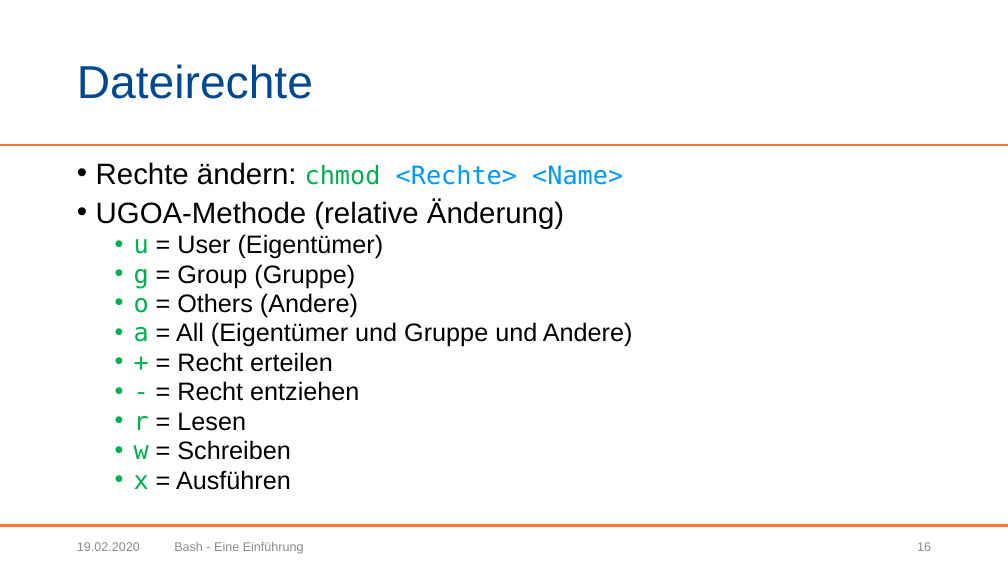
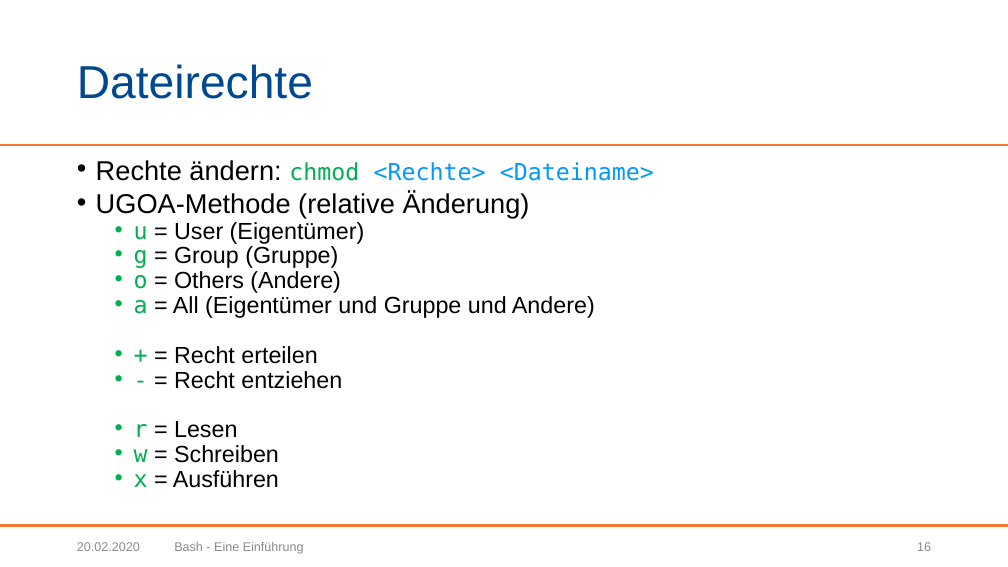
Before and after one commit to BogyMitutoyoCTL/AI-Preparation, a slide deck: slide 16 of presentation/Bash.pptx. Drawn at 1008x567 pixels with LibreOffice and Linux fonts; fonts in the diff are those of the drawing; background and template pictures are left out. Boxes give left, top, right and bottom in pixels: in the first picture for what was removed or moved away, otherwise in the second. Text is boxed around its words. In the diff, an @@ line names an element or a change of style, - is before the commit and + after.

```diff
--- a/presentation/Bash.pptx
+++ b/presentation/Bash.pptx
@@ text at bbox=[96, 160, 654, 181]: text changed; size 24 to 22.2 pt @@
-• Rechte ändern: chmod <Rechte> <Name>
+• Rechte ändern: chmod <Rechte> <Dateiname>
@@ text at bbox=[96, 192, 595, 488]: size 28 to 25.9 pt in "UGOA-Methode (relative Änderung)"; size 24 to 22.2 pt in "u = User (Eigentümer)", "g = Group (Gruppe)", "o = Others (Andere)", "a = All (Eigentümer und Gruppe und ..." and 5 more places; line spacing 0.8 to 0.7 @@
@@ text at bbox=[77, 542, 140, 551]: text changed @@
-19.02.2020
+20.02.2020
```
Also in this commit, not shown: 34 other slides changed, 1 slide added, 1 slide removed.
